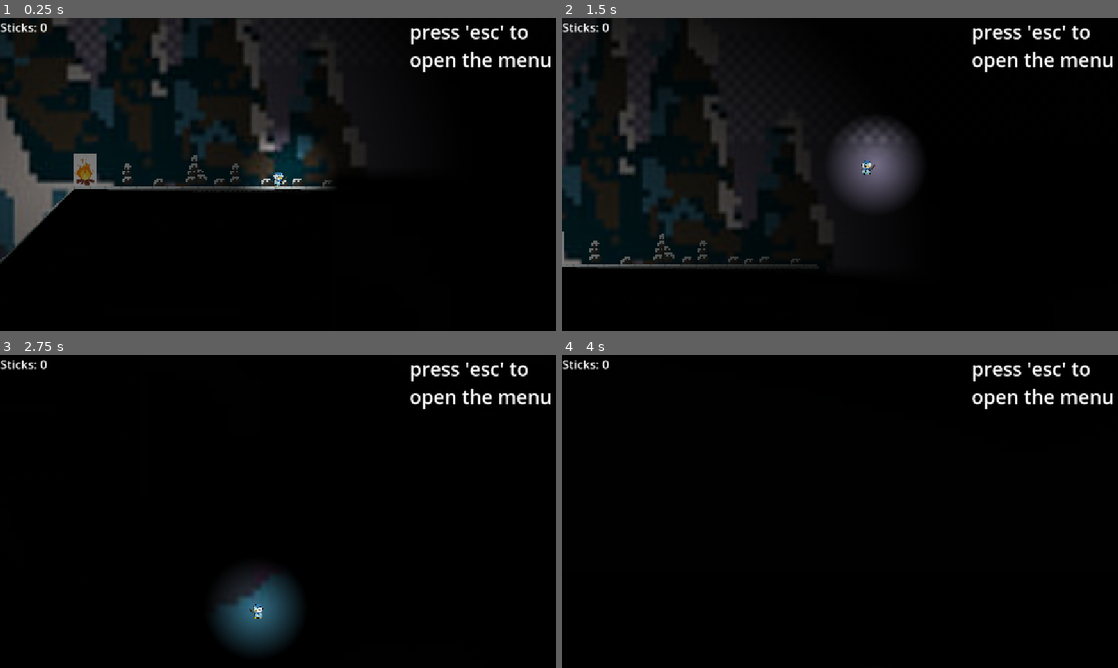
Above: before the commit, frames 1-4 (two rows, left to right).
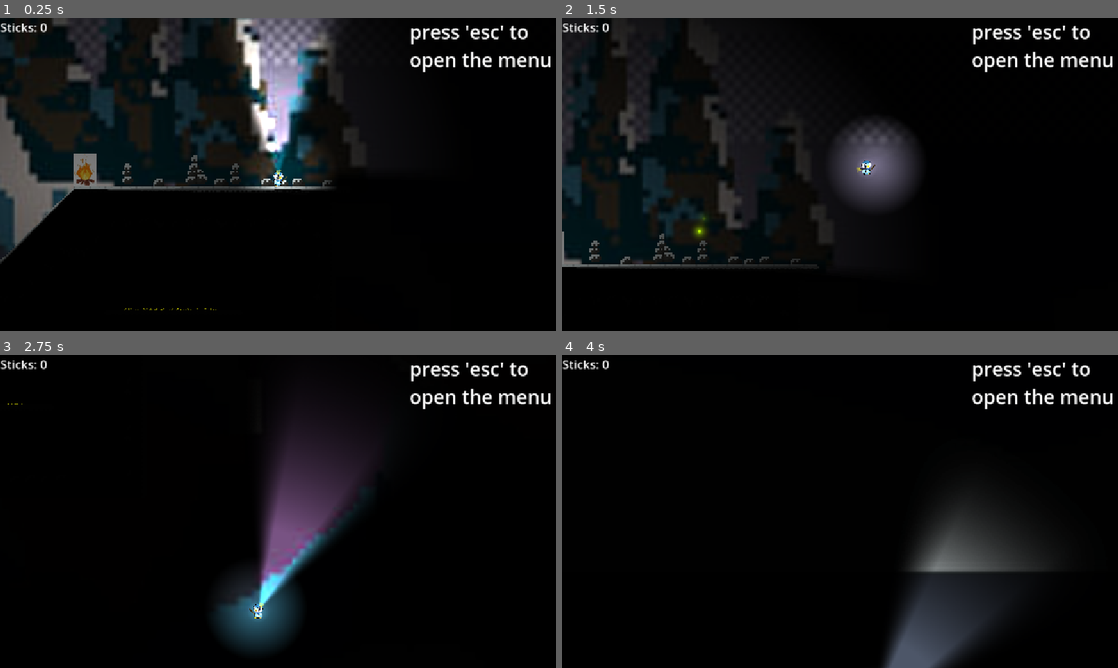
Above: after the commit, the same moments.

Repository: Hiweeeeee/ResourceGame
Game: Godot game, scene res://scenes/game.tscn
Same seed, same stepped clock (60 frames per second), same inputs: the game is played once before the commit and once after it.
Inputs (mouse positions are in pixels of both pictures, inside the frame that each line leads up to):
- Up to frame 1 (0.25 s): no input
- Up to frame 2 (1.5 s): move the mouse to (962, 158) at 0.52 s; hold D (right) from 0.53 s (still down); click (962, 158) at 0.6 s; tap Space (jump) at 0.77, 0.8, 1.07, 1.35 s; move the mouse to (728, 190) at 1.27 s
- Up to frame 3 (2.75 s): tap Space (jump) at 1.52, 1.82, 2.3 s; click (166, 527) at 1.55 s; move the mouse to (333, 442) at 2.02 s; release D (right) at 2.03 s; hold A (left) from 2.03 s (still down); tap E (interact) at 2.1 s
- Up to frame 4 (4 s): move the mouse to (812, 574) at 2.77 s; release A (left) at 2.78 s; hold D (right) from 2.78 s (still down); tap F (take_fire) at 2.85 s; tap Space (jump) at 3.02, 3.32, 3.77, 3.8 s; click (812, 574) at 3.05 s; move the mouse to (1006, 558) at 3.52 s; click (1006, 558) at 3.6 s

The runs differ from the first frame. In frame 1, 5.3% of the frame differs, in the area x 22-61%, y 0-94%; in frame 2, 0.2%; in frame 3, 7.7%; in frame 4, 8.8%, in the area x 57-88%, y 45-100%.

Commit message:
added fireflies and bioluminescence to the game scene and touched up on the flashlight and made it so you can turn the flash light on and off

Diff:
--- a/resourcegame/project.godot
+++ b/resourcegame/project.godot
@@ -56,3 +56,8 @@
 "events": [Object(InputEventKey,"resource_local_to_scene":false,"resource_name":"","device":-1,"window_id":0,"alt_press …(191 unchanged characters)…
 ]
 }
+click={
+"deadzone": 0.2,
+"events": [Object(InputEventMouseButton,"resource_local_to_scene":false,"resource_name":"","device":-1,"window_id":0,"alt_pressed":false,"shift_pressed":false,"ctrl_pressed":false,"meta_pressed":false,"button_mask":0,"position":Vector2(0, 0),"global_position":Vector2(0, 0),"factor":1.0,"button_index":1,"canceled":false,"pressed":false,"double_click":false,"script":null)
+]
+}
--- a/resourcegame/scenes/bioluminescence.tscn
+++ b/resourcegame/scenes/bioluminescence.tscn
@@ -1,8 +1,8 @@
 [gd_scene load_steps=8 format=3 uid="uid://cbdf2fjhohfvl"]
 
-[ext_resource type="Shader" uid="uid://nvig1cqbwtu7" path="res://scenes/bioluminescence.gdshader" id="1_4mqaq"]
+[ext_resource type="Shader" uid="uid://nvig1cqbwtu7" path="res://shaders/bioluminescence.gdshader" id="1_4mqaq"]
 [ext_resource type="Texture2D" uid="uid://du0njt66xbr1v" path="res://sprites/light/NaD6F.png" id="2_ea81j"]
-[ext_resource type="Script" uid="uid://bq1jhaty841eh" path="res://scenes/sprite_2d.gd" id="3_lqvvu"]
+[ext_resource type="Script" uid="uid://bq1jhaty841eh" path="res://scripts/sprite_2d.gd" id="3_lqvvu"]
 
 [sub_resource type="ShaderMaterial" id="ShaderMaterial_ea81j"]
 shader = ExtResource("1_4mqaq")
--- a/resourcegame/scenes/fireflies.tscn
+++ b/resourcegame/scenes/fireflies.tscn
@@ -1,6 +1,6 @@
 [gd_scene load_steps=9 format=3 uid="uid://daxfd6hl3rbm4"]
 
-[ext_resource type="Shader" uid="uid://cnjippru8hs7h" path="res://scenes/fireflies.gdshader" id="1_837t3"]
+[ext_resource type="Shader" uid="uid://cnjippru8hs7h" path="res://shaders/fireflies.gdshader" id="1_837t3"]
 [ext_resource type="Texture2D" uid="uid://du0njt66xbr1v" path="res://sprites/light/NaD6F.png" id="1_v3s22"]
 
 [sub_resource type="Gradient" id="Gradient_bpmr0"]
--- a/resourcegame/scenes/game.tscn
+++ b/resourcegame/scenes/game.tscn
@@ -1,10 +1,12 @@
-[gd_scene load_steps=47 format=4 uid="uid://cs2q5xkhilp3j"]
+[gd_scene load_steps=49 format=4 uid="uid://cs2q5xkhilp3j"]
 
 [ext_resource type="Texture2D" uid="uid://c5u21oad2oqs0" path="res://sprites/backgrounds/mountain background.jpg" id="1_u5sy4"]
 [ext_resource type="PackedScene" uid="uid://d1lmw3ugkdl30" path="res://scenes/player.tscn" id="1_uwrxv"]
+[ext_resource type="PackedScene" uid="uid://daxfd6hl3rbm4" path="res://scenes/fireflies.tscn" id="2_kvuet"]
 [ext_resource type="PackedScene" uid="uid://buchyl7yj5mnf" path="res://scenes/test_stage.tscn" id="2_yqjtg"]
 [ext_resource type="PackedScene" uid="uid://dopqpp7lgku4t" path="res://scenes/house.tscn" id="3_0tnpc"]
 [ext_resource type="PackedScene" uid="uid://fbocwujp04na" path="res://scenes/stick.tscn" id="3_lbhrr"]
+[ext_resource type="PackedScene" uid="uid://cbdf2fjhohfvl" path="res://scenes/bioluminescence.tscn" id="3_trtic"]
 [ext_resource type="Script" uid="uid://u4tao4ws6wib" path="res://scripts/game_manager.gd" id="4_iywne"]
 [ext_resource type="PackedScene" uid="uid://ddafftncvtags" path="res://scenes/campfire.tscn" id="4_p57ef"]
 [ext_resource type="PackedScene" uid="uid://cynivb4sc68up" path="res://scenes/hud.tscn" id="5_iywne"]
@@ -429,11 +431,19 @@
 scale = Vector2(5.28556, 5.3925)
 texture = ExtResource("1_u5sy4")
 
+[node name="Fireflies" parent="." instance=ExtResource("2_kvuet")]
+position = Vector2(1749, -427)
+
 [node name="DirectionalLight2D" type="DirectionalLight2D" parent="."]
 position = Vector2(1942, -370)
 scale = Vector2(0.5, 0.5)
 editor_only = true
 max_distance = 0.0
+
+[node name="Bioluminescence" parent="." instance=ExtResource("3_trtic")]
+z_index = 7
+position = Vector2(1598, 61)
+scale = Vector2(6.35381, 0.0253695)
 
 [node name="GameManager" type="Node2D" parent="."]
 unique_name_in_owner = true
@@ -585,27 +595,33 @@
 [node name="stick3" parent="Sticks" instance=ExtResource("3_lbhrr")]
 position = Vector2(1112, 31)
 
-[node name="MidTileMap" type="TileMap" parent="."]
+[node name="Tilemaps" type="Node" parent="."]
+
+[node name="MidTileMap" type="TileMap" parent="Tilemaps"]
 tile_set = SubResource("TileSet_dinhu")
 format = 2
 
-[node name="Mid" type="TileMapLayer" parent="MidTileMap"]
+[node name="Mid" type="TileMapLayer" parent="Tilemaps/MidTileMap"]
 texture_filter = 1
 use_parent_material = true
 scale = Vector2(4, 4)
 tile_map_data = PackedByteArray("AAAsAPX/AAAFAAAAAAAtAPX/AAAGAAAAAAAuAPX/AAAFAAAAAAAvAPX/AAAGAAAAAAAwAPX/AAAFAAAAAAAxAP …(9008 unchanged characters)…
 tile_set = SubResource("TileSet_dinhu")
 
-[node name="BackgroundTileMap" type="TileMap" parent="."]
+[node name="BackgroundTileMap" type="TileMap" parent="Tilemaps"]
 scale = Vector2(4, 4)
 tile_set = SubResource("TileSet_kvuet")
 format = 2
 
-[node name="Background" type="TileMapLayer" parent="BackgroundTileMap"]
+[node name="Background" type="TileMapLayer" parent="Tilemaps/BackgroundTileMap"]
 z_index = -1
 use_parent_material = true
 tile_map_data = PackedByteArray("AAAoAP3/AAAGAAEAAAArAP//AAAGAAEAAAAsAP//AAAGAAEAAAAtAP//AAAGAAEAAAAtAAAAAAAGAAEAAAAuAA …(10320 unchanged characters)…
 tile_set = SubResource("TileSet_kvuet")
 
+[node name="Bioluminescence2" parent="." instance=ExtResource("3_trtic")]
+position = Vector2(1608, -97)
+scale = Vector2(1.99017, 0.0378451)
+
 [connection signal="pressed" from="HUD/QuitButton" to="GameManager" method="_on_quit_button_pressed"]
 [connection signal="body_entered" from="killbox" to="killbox" method="_on_body_entered"]
--- a/resourcegame/scenes/house.tscn
+++ b/resourcegame/scenes/house.tscn
@@ -26,7 +26,6 @@
 
 [node name="DoorShape" type="CollisionShape2D" parent="Door"]
 position = Vector2(90, 199.25)
-scale = Vector2(1, 1)
 shape = SubResource("RectangleShape2D_se78b")
 
 [node name="Label" type="Label" parent="."]
--- a/resourcegame/scenes/player.tscn
+++ b/resourcegame/scenes/player.tscn
@@ -86,9 +86,8 @@
 [node name="RotationPoint" type="Node2D" parent="Playerbody"]
 
 [node name="Flashlight" type="Sprite2D" parent="Playerbody/RotationPoint"]
-visible = false
 position = Vector2(9, 2)
-rotation = 0.785398
+rotation = 0.884188
 scale = Vector2(0.04, 0.04)
 texture = ExtResource("6_smehm")
 offset = Vector2(0.999123, -8.60355)
@@ -103,8 +102,8 @@
 texture = SubResource("GradientTexture2D_smehm")
 
 [node name="FlashlightLight" type="PointLight2D" parent="Playerbody/RotationPoint/Flashlight"]
-position = Vector2(-1.52588e-05, -70.7106)
-rotation = -1.52335
+position = Vector2(-45.6441, -102.062)
+rotation = -1.6616
 scale = Vector2(12.5, 12.5)
 energy = 1.5
 shadow_enabled = true
--- a/resourcegame/scripts/player.tres.gd
+++ b/resourcegame/scripts/player.tres.gd
@@ -70,7 +70,6 @@
 				elif normal.x < -0.5:
 					velocity.y = WALL_JUMP_VELOCITY
 					current_speed = WALL_JUMP_VELOCITY
-					print("is this happeing?")
 
 	# Get the input direction and handle the movement/deceleration.
 	# As good practice, you should replace UI actions with custom gameplay actions.
@@ -99,6 +98,10 @@
 	#flashlight rotation
 	rotation_point.look_at(mouse_position)
 
+	if Input.is_action_just_pressed("click") and flashlight_light.visible:
+		flashlight_light.hide()
+	elif Input.is_action_just_pressed("click"):
+		flashlight_light.show()
 
 func _on_eternal_torch():
 	torch_light.energy = 2
--- a/resourcegame/scenes/bioluminescence.gdshader
+++ b/resourcegame/shaders/bioluminescence.gdshader
@@ -23,7 +23,7 @@
 void start() {
 	uint state = RANDOM_SEED + NUMBER * uint(343);
 	mat4 justScale = mat4(EMISSION_TRANSFORM[0], EMISSION_TRANSFORM[1], EMISSION_TRANSFORM[2], vec4(0.0, 0.0, 0.0, 1.0));
-	TRANSFORM = EMISSION_TRANSFORM * mat4(2);
+	TRANSFORM = mat4(2);
 	vec4 pos = vec4(random(state)*width-width/2.0, random(state)*height-height/2.0, 0.0, 1.0) * justScale;
 	pos.xy += EMISSION_TRANSFORM[3].xy;
 	TRANSFORM[3] = pos;
Renamed: resourcegame/scenes/player_test.gd -> resourcegame/scripts/player_test.gd
Renamed: resourcegame/scenes/player_test.gd.uid -> resourcegame/scripts/player_test.gd.uid
Renamed: resourcegame/scenes/sprite_2d.gd -> resourcegame/scripts/sprite_2d.gd
Renamed: resourcegame/scenes/sprite_2d.gd.uid -> resourcegame/scripts/sprite_2d.gd.uid
Renamed: resourcegame/scenes/bioluminescence.gdshader.uid -> resourcegame/shaders/bioluminescence.gdshader.uid
Renamed: resourcegame/scenes/fireflies.gdshader -> resourcegame/shaders/fireflies.gdshader
Renamed: resourcegame/scenes/fireflies.gdshader.uid -> resourcegame/shaders/fireflies.gdshader.uid
